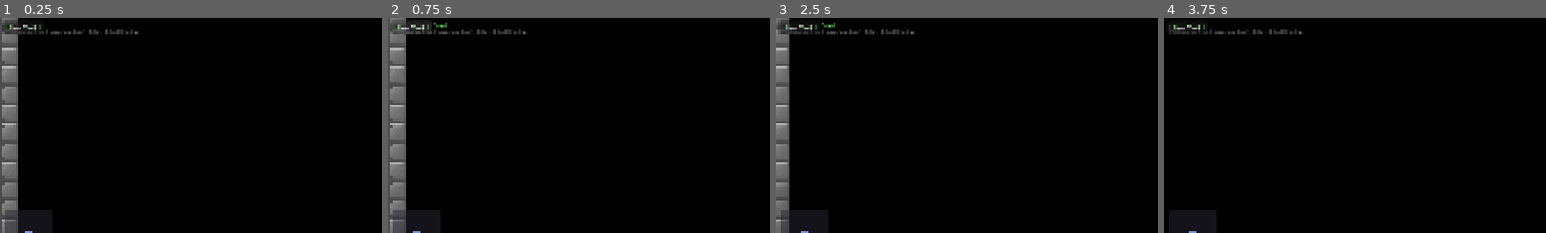
Above: before the commit, frames 1-4 (left to right).
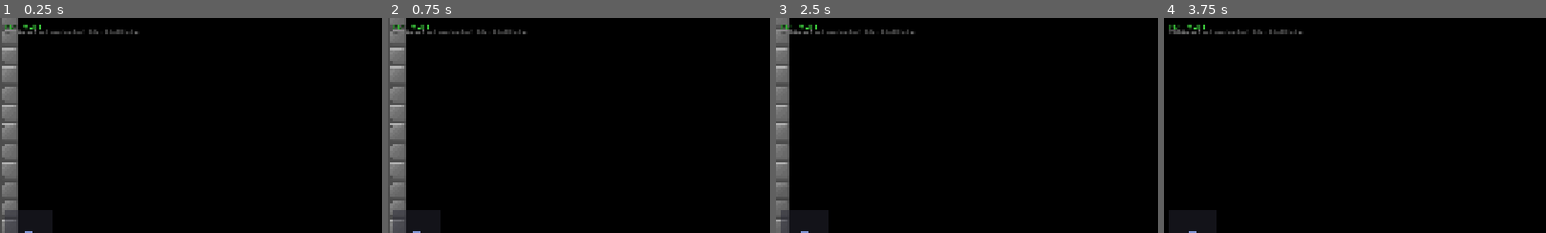
Above: after the commit, the same moments.

Repository: Wmoook/ee2
Game: Godot game, scene res://scenes/world/game.tscn
Two runs of this game, one before a commit and one after it. Both use one fixed random seed, a clock stepped at 60 frames per second and the inputs below.
Inputs (mouse positions are % of the whole screen's width and height, from its top left):
- Up to frame 1 (0.25 s): no input
- Up to frame 2 (0.75 s): click (3, 2) at 0.5 s, where only the run before the commit has a clickable "Save World"
- Up to frame 3 (2.5 s): move the mouse to (72, 45) at 1.27 s; hold D (move_right) 1.28-2 s; hold Shift 1.28-2 s; click (72, 45) at 1.42 s; tap L at 1.55 s; drag from (30, 55) to (45, 70) at 2.02 s
- Up to frame 4 (3.75 s): move the mouse to (60, 28) at 2.77 s; hold D (move_right) 2.78-3.5 s; hold Shift 2.78-3.5 s; tap R at 2.85 s; click (60, 28) at 2.92 s; drag from (45, 70) to (20, 35) at 3.52 s
The pictures show only the part of the screen within x 0-50%, y 0-50%; the shares and areas given below are measured in that part.

The runs differ from the first frame. In frame 1, 0.4% of the frame differs, in the area x 0-12%, y 0-8%; in frame 2, 0.6%, in the area x 0-16%, y 0-8%; in frame 3, 0.4%; in frame 4, 0.2%.

Commit message:
Editor: arrow nudge, clear/save buttons, V jump fix, UI cleanup
Editor:
- Arrow keys nudge selected blocks (16px, Shift=1.6px fine)
- Clear World button (with undo support)
- Save World button (correct path: world_save.json)
- Removed old Save World from HUD top-left
- Removed Reset Grid button (use Ctrl+R)
- Buttons don't place blocks when clicked

Physics:
- Valley jump always works first press (reset jumpCount)

Co-Authored-By: Claude Opus 4.6 (1M context) <noreply@anthropic.com>

Diff:
--- a/scripts/player/ee_physics.gd
+++ b/scripts/player/ee_physics.gd
@@ -538,7 +538,8 @@
 	var did_jump: bool = false
 
 	if in_valley or valley_jump:
-		# Valley: jump straight up like normal gravity
+		# Valley: always allow jump when at valley floor
+		jumpCount = 0
 		if jumpCount < maxJumps:
 			if maxJumps < 1000: jumpCount += 1
 			var jump_mag: float = _gravity * _jump_height * _get_jump_mult() * 0.995 * TICK_SCALE / MULT
--- a/scripts/ui/game_hud.gd
+++ b/scripts/ui/game_hud.gd
@@ -573,20 +573,8 @@
 var _save_label: Label
 
 func _build_save_button() -> void:
-	_save_btn = Button.new()
-	_save_btn.text = "Save World"
-	_save_btn.position = Vector2(8, 8)
-	_save_btn.size = Vector2(100, 30)
-	_save_btn.add_theme_font_size_override("font_size", 12)
-	_save_btn.pressed.connect(_on_save_pressed)
-	add_child(_save_btn)
-
-	_save_label = Label.new()
-	_save_label.text = ""
-	_save_label.position = Vector2(115, 12)
-	_save_label.add_theme_font_size_override("font_size", 11)
-	_save_label.add_theme_color_override("font_color", Color(0.5, 1.0, 0.5))
-	add_child(_save_label)
+	# Save button moved to block editor UI
+	pass
 
 func _on_save_pressed() -> void:
 	var err: Error = WorldManager.save_to_file("user://world_save.json")
--- a/scripts/world/block_editor.gd
+++ b/scripts/world/block_editor.gd
@@ -195,19 +195,38 @@
 	_group_panel.visible = false
 	_spin_panel.add_child(_group_panel)
 
-	# Reset grid button - always visible in edit mode (separate from panel)
-	_reset_btn = Button.new()
-	_reset_btn.text = "Reset Grid"
-	_reset_btn.size = Vector2(90, 25)
-	_reset_btn.add_theme_font_size_override("font_size", 10)
-	_reset_btn.pressed.connect(func():
-		_align_mode = false
-		_align_btn.text = "Align Grid"
+	# Reset grid button removed - use Ctrl+R instead
+
+	# Clear world button
+	var _clear_btn: Button = Button.new()
+	_clear_btn.name = "ClearWorldBtn"
+	_clear_btn.text = "Clear World"
+	_clear_btn.size = Vector2(90, 25)
+	_clear_btn.add_theme_font_size_override("font_size", 10)
+	_clear_btn.pressed.connect(func():
+		_save_undo()
 		WorldManager.free_blocks.clear()
+		WorldManager.block_groups.clear()
+		for y in range(1, WorldManager.world_height - 1):
+			for x in range(1, WorldManager.world_width - 1):
+				WorldManager.set_fg_tile(x, y, 0)
+				WorldManager.set_bg_tile(x, y, 0)
+				WorldManager.set_rotation(x, y, 0)
 		_free_originals.clear()
 		_deselect()
 		queue_redraw())
-	_ui_layer.add_child(_reset_btn)
+	_ui_layer.add_child(_clear_btn)
+
+	# Save world button
+	var _save_btn: Button = Button.new()
+	_save_btn.name = "SaveWorldBtn"
+	_save_btn.text = "Save World"
+	_save_btn.size = Vector2(90, 25)
+	_save_btn.add_theme_font_size_override("font_size", 10)
+	_save_btn.pressed.connect(func():
+		WorldManager.save_to_file("user://world_save.json")
+	)
+	_ui_layer.add_child(_save_btn)
 
 	# Group filter dropdown (bottom-right)
 	var _gf_container: HBoxContainer = HBoxContainer.new()
@@ -264,6 +283,23 @@
 				if WorldManager.get_tile(t.x, t.y) != 0:
 					var cur: int = WorldManager.get_rotation(t.x, t.y)
 					WorldManager.set_rotation(t.x, t.y, (cur + 90) % 360)
+		# Arrow keys = nudge selected blocks
+		if _align_has_sel and _align_sel_indices.size() > 0:
+			var nudge: Vector2 = Vector2.ZERO
+			var step: float = 16.0 if not Input.is_key_pressed(KEY_SHIFT) else 1.6
+			if event.keycode == KEY_LEFT: nudge.x = -step
+			elif event.keycode == KEY_RIGHT: nudge.x = step
+			elif event.keycode == KEY_UP: nudge.y = -step
+			elif event.keycode == KEY_DOWN: nudge.y = step
+			if nudge != Vector2.ZERO:
+				_save_undo()
+				for si in _align_sel_indices:
+					if si < WorldManager.free_blocks.size():
+						WorldManager.free_blocks[si].pos += nudge
+				_align_wheel_pos += nudge
+				_align_origin += nudge
+				get_viewport().set_input_as_handled()
+				queue_redraw()
 		# Delete/Backspace = clear selected blocks
 		if (event.keycode == KEY_DELETE or event.keycode == KEY_BACKSPACE) and _has_selection:
 			_clear_selection()
@@ -810,6 +846,13 @@
 		var gf_rect: Rect2 = Rect2(gf.global_position, gf.size)
 		if gf_rect.has_point(mouse):
 			return true
+	# Clear/Save buttons
+	for btn_name in ["ClearWorldBtn", "SaveWorldBtn"]:
+		var btn: Button = _ui_layer.get_node_or_null(btn_name) as Button
+		if btn and btn.visible:
+			var br: Rect2 = Rect2(btn.global_position, btn.size)
+			if br.has_point(mouse):
+				return true
 	return false
 
 func _on_group_pressed() -> void:
@@ -844,8 +887,7 @@
 			WorldManager.free_blocks[si]["group"] = gid
 	_selected_group_id = gid
 	_group_panel.visible = true
-	_group_name_edit.text = g.name
-	_group_btn.text = "Group: %s" % g.name
+	_group_btn.text = "Group: %d" % gid
 	_update_group_filter()
 	queue_redraw()
 
@@ -856,8 +898,7 @@
 		return
 	_selected_group_id = gid
 	_group_panel.visible = true
-	_group_name_edit.text = g.name
-	_group_btn.text = "Group: %s" % g.name
+	_group_btn.text = "Group: %d" % gid
 
 func _update_group_filter() -> void:
 	var gf: OptionButton = _ui_layer.get_node_or_null("GroupFilter/GroupFilterOption")
@@ -978,10 +1019,19 @@
 		var panel_y: float = maxf(8, minf(vp_size.y / 2 - _spin_panel.size.y / 2, vp_size.y - _spin_panel.size.y - 40))
 		_spin_panel.position = Vector2(vp_size.x - _spin_panel.size.x - 8, panel_y)
 	# Reset button always visible in edit mode
-	if _reset_btn:
-		var vp_size2: Vector2 = get_viewport().get_visible_rect().size
-		_reset_btn.visible = GameState.is_edit_mode
-		_reset_btn.position = Vector2(vp_size2.x - 110, 8)
+	# Clear world + Save world buttons under editor palette
+	var clear_btn: Button = _ui_layer.get_node_or_null("ClearWorldBtn") as Button
+	var save_btn: Button = _ui_layer.get_node_or_null("SaveWorldBtn") as Button
+	if clear_btn:
+		var vps3: Vector2 = get_viewport().get_visible_rect().size
+		clear_btn.visible = GameState.is_edit_mode
+		clear_btn.size = Vector2(90, 25)
+		clear_btn.position = Vector2(vps3.x - 200, 320)
+	if save_btn:
+		var vps4: Vector2 = get_viewport().get_visible_rect().size
+		save_btn.visible = GameState.is_edit_mode
+		save_btn.size = Vector2(90, 25)
+		save_btn.position = Vector2(vps4.x - 100, 320)
 	# Group filter position (bottom-right)
 	var gf_node: Control = _ui_layer.get_node_or_null("GroupFilter")
 	if gf_node:
